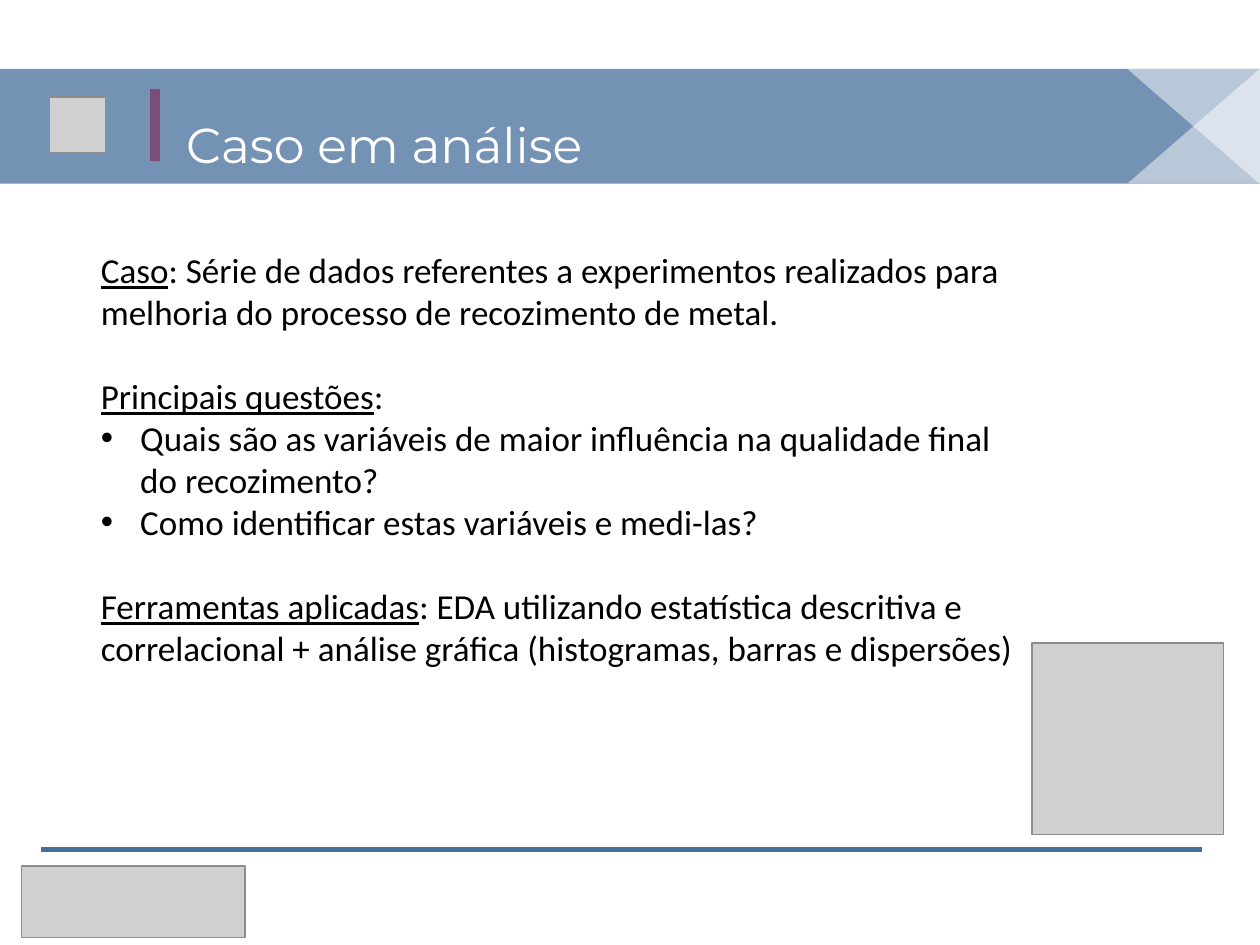
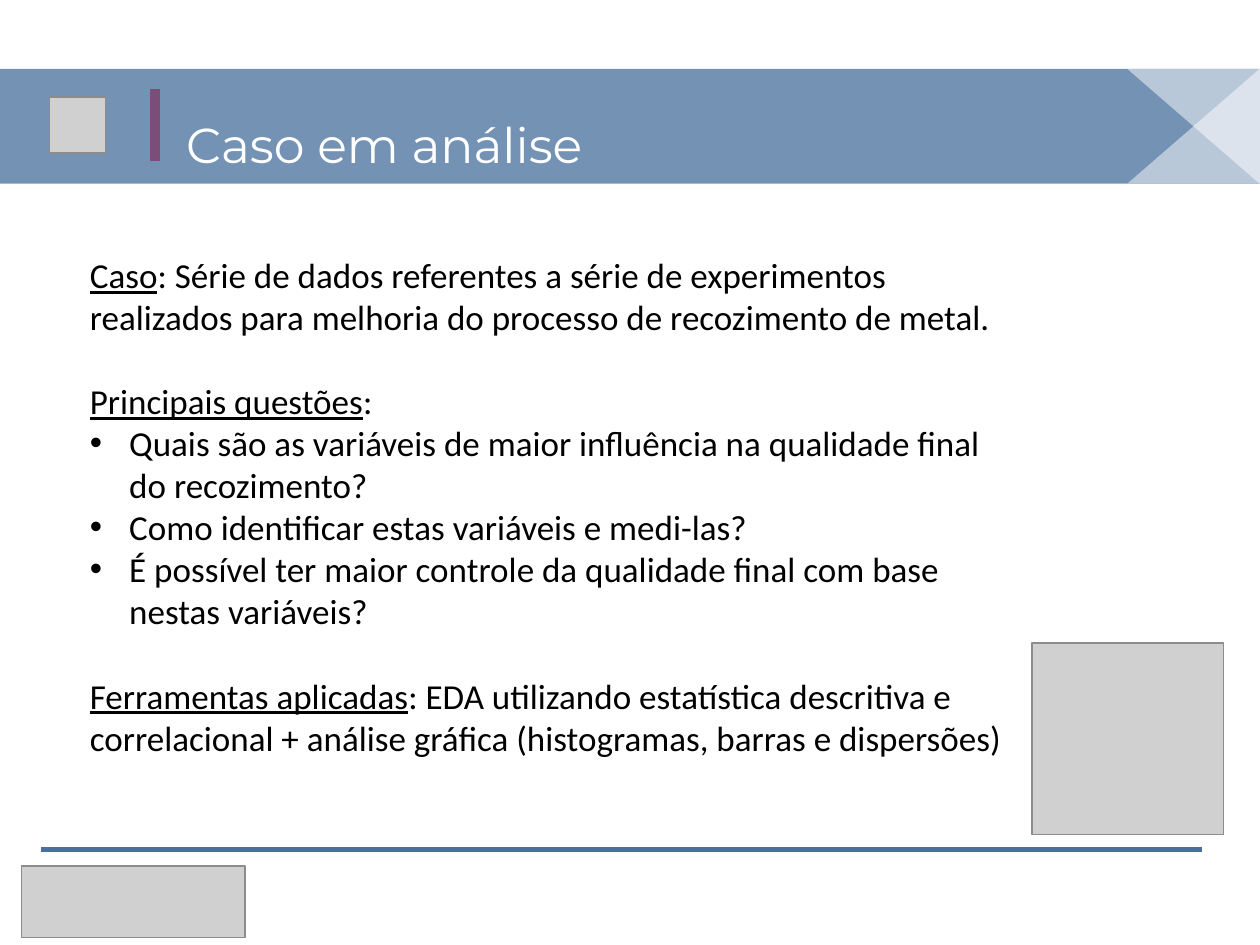
Before and after one commit to tiagottmoraes/ETL-and-EDA---Admission-test, a slide deck: slide 1 of 3. Comunicação dos resultados.pptx. Drawn at 1260x945 pixels with LibreOffice and Linux fonts; fonts in the diff are those of the drawing; grey boxes stand for pictures. Boxes give left, top, right and bottom in pixels: in the first picture for what was removed or moved away, otherwise in the second. Text is boxed around its words. In the diff, an @@ line names an element or a change of style, - is before the commit and + after.

```diff
--- a/3. Comunicação dos resultados.pptx
+++ b/3. Comunicação dos resultados.pptx
@@ text "Caso: Série de dados referentes ...": place and size @@
-text "Caso: Série de dados referentes ..." at [101,258,1012,667]
+text "Caso: Série de dados referentes ..." at [90,263,1001,757]
@@ text at [90,263,989,336]: text changed @@
-Caso: Série de dados referentes a experimentos realizados para melhoria do processo de recozimento de metal.
+Caso: Série de dados referentes a série de experimentos realizados para melhoria do processo de recozimento de metal.
@@ text at [129,554,938,625]: paragraph added @@
+• É possível ter maior controle da qualidade final com base nestas variáveis?
```
Also in this commit, not shown: 3 other slides changed, 3 other files.
